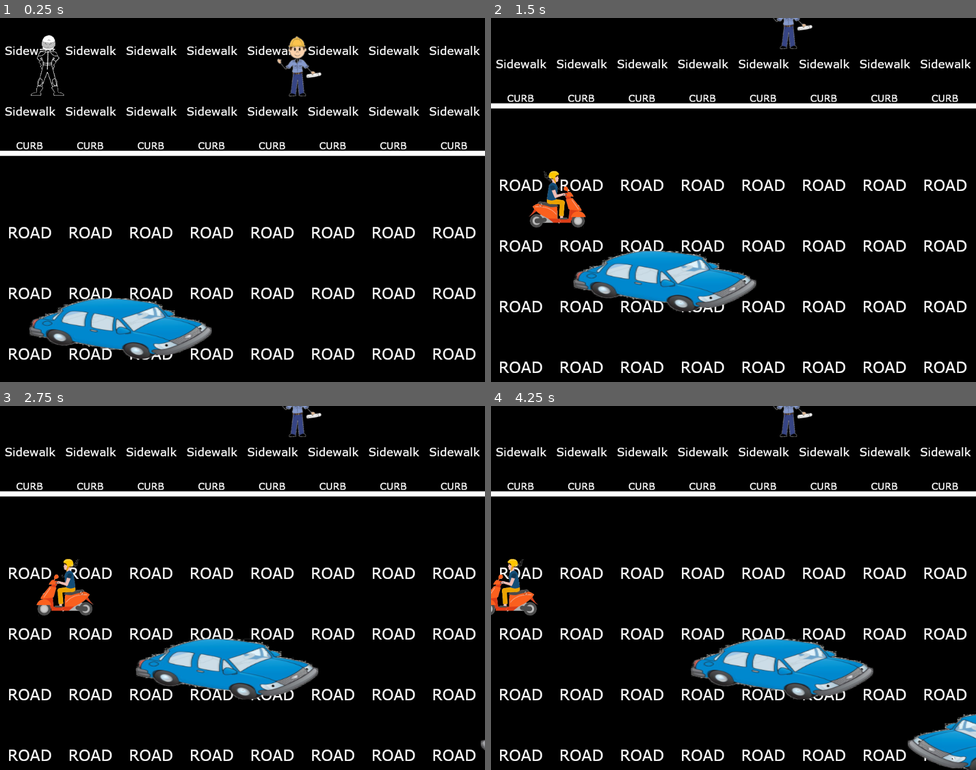
Above: before the commit, frames 1-4 (two rows, left to right).
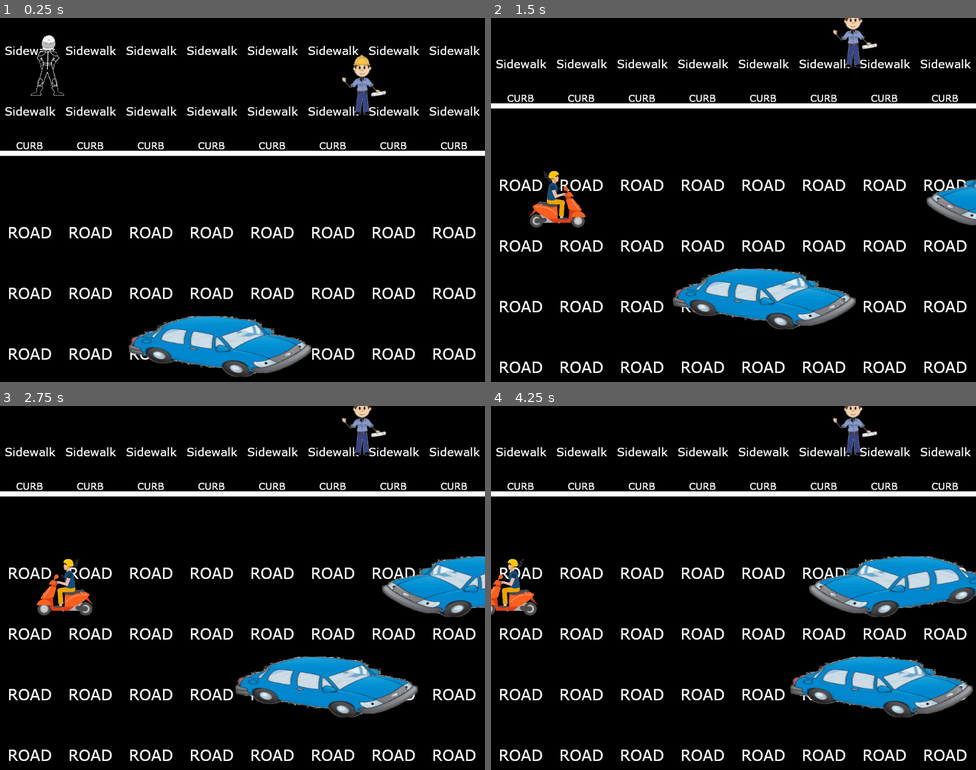
Above: after the commit, the same moments.

Repository: Anatolij-Grigorjev/MopedRebel
Game: Godot game, scene res://stages/stage_road1.tscn
Two runs of this game, one before a commit and one after it. Both use one fixed random seed, a clock stepped at 60 frames per second and the inputs below. The project has no main scene, so this scene is started directly. The engine's default icon, where the game draws it, is replaced by a stand-in: a white triangle on a blue panel in a dark square.
Inputs:
- Up to frame 1 (0.25 s): no input
- Up to frame 2 (1.5 s): hold D (accelerate_right) 0.53-1.28 s; hold F (flip_bird) 0.53-1.28 s; hold Down (diss_down) from 1.28 s (still down); tap Space (mount_moped) at 1.35 s
- Up to frame 3 (2.75 s): release Down (diss_down) at 2.03 s; hold D (accelerate_right) from 2.03 s (still down); tap E (turn_around) at 2.1 s
- Up to frame 4 (4.25 s): release D (accelerate_right) at 2.78 s; hold A (accelerate_left) from 2.78 s (still down); tap F (flip_bird) at 2.85 s; tap Space (mount_moped) at 3.6 s

The runs differ from the first frame. In frame 1, 7.9% of the frame differs, in the area x 6-80%, y 5-99%; in frame 2, 8.4%; in frame 3, 10%; in frame 4, 13%, in the area x 41-100%, y 0-100%.

Commit message:
add diss tolerant buildup module and refactor enemies folder

Diff:
--- a/game/conflict/conflict_root.tscn
+++ b/game/conflict/conflict_root.tscn
@@ -4,7 +4,7 @@
 [ext_resource path="res://conflict/conflict_car_portrait.png" type="Texture" id=2]
 [ext_resource path="res://conflict/selection_options.gd" type="Script" id=3]
 
-[node name="conflict_root" type="MarginContainer"]
+[node name="conflict_root" type="MarginContainer" index="0"]
 
 anchor_left = 0.0
 anchor_top = 0.0
--- a/game/citizens/white_worker/white_worker1.tscn
+++ b/game/enemy/citizens/white_worker/white_worker1.tscn
@@ -1,7 +1,7 @@
 [gd_scene load_steps=4 format=2]
 
-[ext_resource path="res://citizens/basic_citizen.gd" type="Script" id=1]
-[ext_resource path="res://citizens/white_worker/citizen_worker.png" type="Texture" id=2]
+[ext_resource path="res://enemy/citizens/basic_citizen.gd" type="Script" id=1]
+[ext_resource path="res://enemy/citizens/white_worker/citizen_worker.png" type="Texture" id=2]
 
 [sub_resource type="CapsuleShape2D" id=1]
 
@@ -9,7 +9,7 @@
 radius = 45.7688
 height = 20.0
 
-[node name="white_worker1" type="KinematicBody2D"]
+[node name="white_worker1" type="KinematicBody2D" index="0"]
 
 input_pickable = false
 collision_layer = 1
--- /dev/null
+++ b/game/enemy/diss_receiver.gd
@@ -0,0 +1,50 @@
+extends Node2D
+
+var diss_tolerance_timer
+var node_owner
+var diss_success_action_name
+
+func _ready():
+	node_owner = get_parent()
+	diss_tolerance_timer = $diss_tolerance_timer
+	pass
+
+func start_receive_diss():
+	diss_tolerance_timer.start()
+
+func set_action_owner(node_owner):
+	if (node_owner == null or diss_success_action_name == null):
+		return
+
+	_stop_running_timer()
+	_disconnect_current_action()
+
+	self.node_owner = node_owner
+	diss_tolerance_timer.connect('timeout', node_owner, diss_success_action_name)
+
+
+func set_got_dissed_action(action_name):
+	if (node_owner == null or diss_success_action_name == null):
+		return
+
+	_stop_running_timer()
+	_disconnect_current_action()
+
+	diss_success_action_name = action_name
+	diss_tolerance_timer.connect('timeout', node_owner, diss_success_action_name)
+
+func set_diss_tolerance_seconds(seconds):
+	_stop_running_timer()
+	diss_tolerance_timer.wait_time = seconds
+
+func get_diss_progress_ratio():
+	var elapsed = diss_tolerance_timer.wait_time - diss_tolerance_timer.time_left
+	return elapsed / diss_tolerance_timer.wait_time
+
+func _stop_running_timer():
+	if (not diss_tolerance_timer.is_stopped()):
+		diss_tolerance_timer.stop()
+
+func _disconnect_current_action():
+	if (diss_tolerance_timer.is_connected('timeout', node_owner, diss_success_action_name)):
+		diss_tolerance_timer.disconnect('timeout', node_owner, diss_success_action_name)
--- /dev/null
+++ b/game/enemy/diss_receiver.tscn
@@ -0,0 +1,14 @@
+[gd_scene load_steps=2 format=2]
+
+[ext_resource path="res://enemy/diss_receiver.gd" type="Script" id=1]
+
+[node name="diss_receiver" type="Node2D" index="0"]
+
+script = ExtResource( 1 )
+
+[node name="diss_tolerance_timer" type="Timer" parent="." index="0"]
+
+process_mode = 1
+wait_time = 1.0
+one_shot = false
+autostart = false
--- a/game/transport/car_blue/car_blue1.tscn
+++ b/game/enemy/transport/car_blue/car_blue1.tscn
@@ -1,7 +1,7 @@
 [gd_scene load_steps=4 format=2]
 
-[ext_resource path="res://transport/simple_transport.gd" type="Script" id=1]
-[ext_resource path="res://transport/car_blue/car_blue.png" type="Texture" id=2]
+[ext_resource path="res://enemy/transport/simple_transport.gd" type="Script" id=1]
+[ext_resource path="res://enemy/transport/car_blue/car_blue.png" type="Texture" id=2]
 
 [sub_resource type="RectangleShape2D" id=1]
 
--- a/game/rebel/diss_positions.tscn
+++ b/game/rebel/diss_positions.tscn
@@ -2,7 +2,7 @@
 
 [ext_resource path="res://rebel/diss_positions.gd" type="Script" id=1]
 
-[node name="diss_positions" type="Node2D"]
+[node name="diss_positions" type="Node2D" index="0"]
 
 script = ExtResource( 1 )
 
--- a/game/rebel/dissing_zone.tscn
+++ b/game/rebel/dissing_zone.tscn
@@ -8,7 +8,7 @@
 custom_solver_bias = 0.0
 extents = Vector2( 204, 64 )
 
-[node name="dissing_zone" type="Area2D"]
+[node name="dissing_zone" type="Area2D" index="0"]
 
 input_pickable = true
 gravity_vec = Vector2( 0, 1 )
--- a/game/rebel/rebel_on_foot.tscn
+++ b/game/rebel/rebel_on_foot.tscn
@@ -10,7 +10,7 @@
 custom_solver_bias = 0.0
 extents = Vector2( 34.1616, 64 )
 
-[node name="rebel_on_foot" type="KinematicBody2D"]
+[node name="rebel_on_foot" type="KinematicBody2D" index="0"]
 
 input_pickable = false
 collision_layer = 8
--- a/game/rebel/rebel_on_moped.tscn
+++ b/game/rebel/rebel_on_moped.tscn
@@ -10,7 +10,7 @@
 custom_solver_bias = 0.0
 extents = Vector2( 62, 30 )
 
-[node name="rebel_on_moped" type="KinematicBody2D"]
+[node name="rebel_on_moped" type="KinematicBody2D" index="0"]
 
 input_pickable = false
 collision_layer = 16
--- a/game/stages/stage_road1.tscn
+++ b/game/stages/stage_road1.tscn
@@ -6,8 +6,8 @@
 [ext_resource path="res://stages/tilesets/road.tres" type="TileSet" id=4]
 [ext_resource path="res://rebel/rebel_on_foot.tscn" type="PackedScene" id=5]
 [ext_resource path="res://rebel/rebel_on_moped.tscn" type="PackedScene" id=6]
-[ext_resource path="res://transport/car_blue/car_blue1.tscn" type="PackedScene" id=7]
-[ext_resource path="res://citizens/white_worker/white_worker1.tscn" type="PackedScene" id=8]
+[ext_resource path="res://enemy/transport/car_blue/car_blue1.tscn" type="PackedScene" id=7]
+[ext_resource path="res://enemy/citizens/white_worker/white_worker1.tscn" type="PackedScene" id=8]
 
 [node name="stage_road1" type="Node2D" index="0"]
 
@@ -89,14 +89,14 @@
 
 [node name="car_blue1" parent="." index="5" instance=ExtResource( 7 )]
 
-position = Vector2( 231.427, 656.466 )
+position = Vector2( 441.454, 694.239 )
 maintains_speed = 90.0
 
-[node name="car_blue2" parent="." index="6" instance=ExtResource( 7 )]
+[node name="white_worker1" parent="." index="6" instance=ExtResource( 8 )]
 
-position = Vector2( 1455.12, 809.238 )
+position = Vector2( 766.149, 141.055 )
+
+[node name="car_blue2" parent="." index="7" instance=ExtResource( 7 )]
+
+position = Vector2( 1247.18, 482.285 )
 maintains_speed = -90.0
-
-[node name="white_worker1" parent="." index="7" instance=ExtResource( 8 )]
-
-position = Vector2( 629.362, 102.059 )
Renamed: game/citizens/basic_citizen.gd -> game/enemy/citizens/basic_citizen.gd
Binary file added: game/enemy/citizens/white_worker/citizen_worker.png
Not shown, changed: game/enemy/citizens/white_worker/citizen_worker.png.import
Renamed: game/transport/car_blue/car_blue.png -> game/enemy/transport/car_blue/car_blue.png
Not shown, changed: game/enemy/transport/car_blue/car_blue.png.import
Renamed: game/transport/simple_transport.gd -> game/enemy/transport/simple_transport.gd
